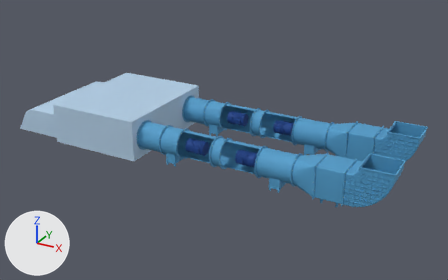
The FBX model public/file/zhufengji/main.FBX as it was, and as the next commit left it.
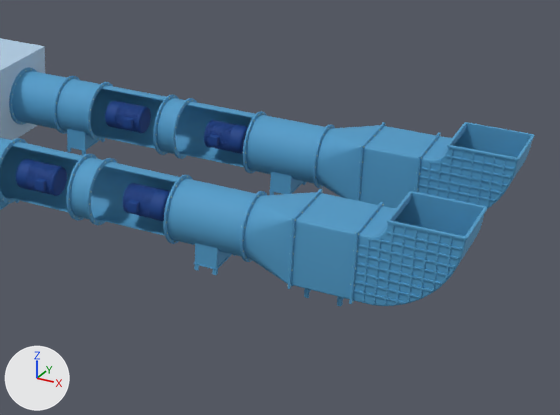
There are two pictures of each version: one whole from a camera (50 mm lens) standing at (30.1, -50.8, 24.5) and looking at (2.0, 0.2, -1.0), one close up on the part from 40% to 98% of the width and 23% to 92% of the height. The axes (+X, +Y, +Z) are drawn at lower left. The lights are the same throughout. Where no turn or scale is listed for an object, it has been applied to the vertices.

Names of what the first close-up shows: 'fj-01', 'fj-03', 'fj-04', 'fj-05', 'fj-07', 'fj-08', 'fj-10', 'fj-12', 'fj-13'.
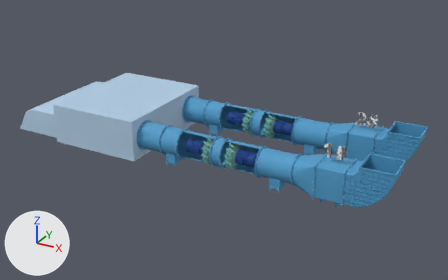
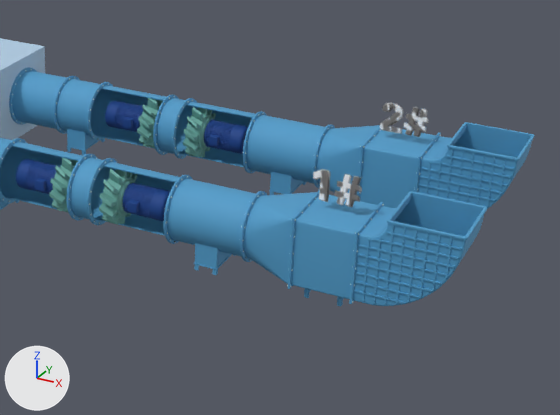
Changed parts and their boxes (x1, y1, x2, y2) in the close-ups (560 x 415 px):
'对象124', added (cyan)
    after: (99, 169, 138, 225)
'对象122', added (cyan)
    after: (183, 107, 216, 157)
'1', added
    after: (313, 169, 362, 207)
'2', added
    after: (380, 103, 429, 137)
'对象123', added (cyan)
    after: (49, 158, 78, 212)
'对象111', added (cyan)
    after: (137, 98, 163, 148)

Edits to the bpy script that builds the scene:
```text
Add img_caizhi475_jpg:
    img_caizhi475_jpg = load_image('caizhi475.jpg', '_unpacked/caizhi475.jpg', 64, 64, 'sRGB')
Add img_caizhi0475_png:
    img_caizhi0475_png = load_image('caizhi0475.png', '_unpacked/caizhi0475.png', 128, 64, 'sRGB')
Add mat_18___default:
    mat_18___default = principled_material('18 - Default')
    mat_18___default.texture = img_caizhi475_jpg
    mat_18___default.roughness = 0.717
Add mat_material__27:
    mat_material__27 = principled_material('Material #27')
    mat_material__27.texture = img_caizhi0475_png  # with its transparency
    mat_material__27.roughness = 0.859
Add me_mesh_012_1:
    me_mesh_012_1.from_pydata(...)  # 1104 vertices, 2082 faces; spans x -0.42..0.46, y -1.28..1.28, z -1.28..1.28
    me_mesh_012_1.materials.append(mat_18___default)  # picture img_caizhi475_jpg
Add me_mesh_017:
    me_mesh_017.from_pydata(...)  # 1104 vertices, 2082 faces; spans x -0.46..0.42, y -1.28..1.28, z -1.28..1.28
    me_mesh_017.materials.append(mat_18___default)  # picture img_caizhi475_jpg
Add me_mesh_019:
    me_mesh_019.from_pydata(...)  # 8 vertices, 2 faces; spans x -1.25..1.25, y 0.0, z -1.25..1.25
    me_mesh_019.materials.append(mat_material__27)  # picture img_caizhi0475_png
Add me_mesh_020:
    me_mesh_020.from_pydata(...)  # 8 vertices, 2 faces; spans x -1.25..1.25, y 0.0, z -1.25..1.25
    me_mesh_020.materials.append(mat_material__27)  # picture img_caizhi0475_png
Add ob_对象111:
    ob_对象111 = bpy.data.objects.new('对象111', me_mesh_012_1)
    ob_对象111.location = (2.92, 4.2, -0.11)
Add ob_对象124:
    ob_对象124 = bpy.data.objects.new('对象124', me_mesh_017)
    ob_对象124.location = (5.5, -4.2, -0.11)
Add ob_对象122:
    ob_对象122 = bpy.data.objects.new('对象122', me_mesh_017.copy())
    ob_对象122.location = (5.5, 4.2, -0.11)
Add ob_1:
    ob_1 = bpy.data.objects.new('1', me_mesh_019)
    ob_1.location = (15.35, -4.2, 2.4)
Add ob_2:
    ob_2 = bpy.data.objects.new('2', me_mesh_020)
    ob_2.location = (15.35, 4.2, 2.4)
Add ob_对象123:
    ob_对象123 = bpy.data.objects.new('对象123', me_mesh_012_1.copy())
    ob_对象123.location = (2.92, -4.2, -0.11)
```
